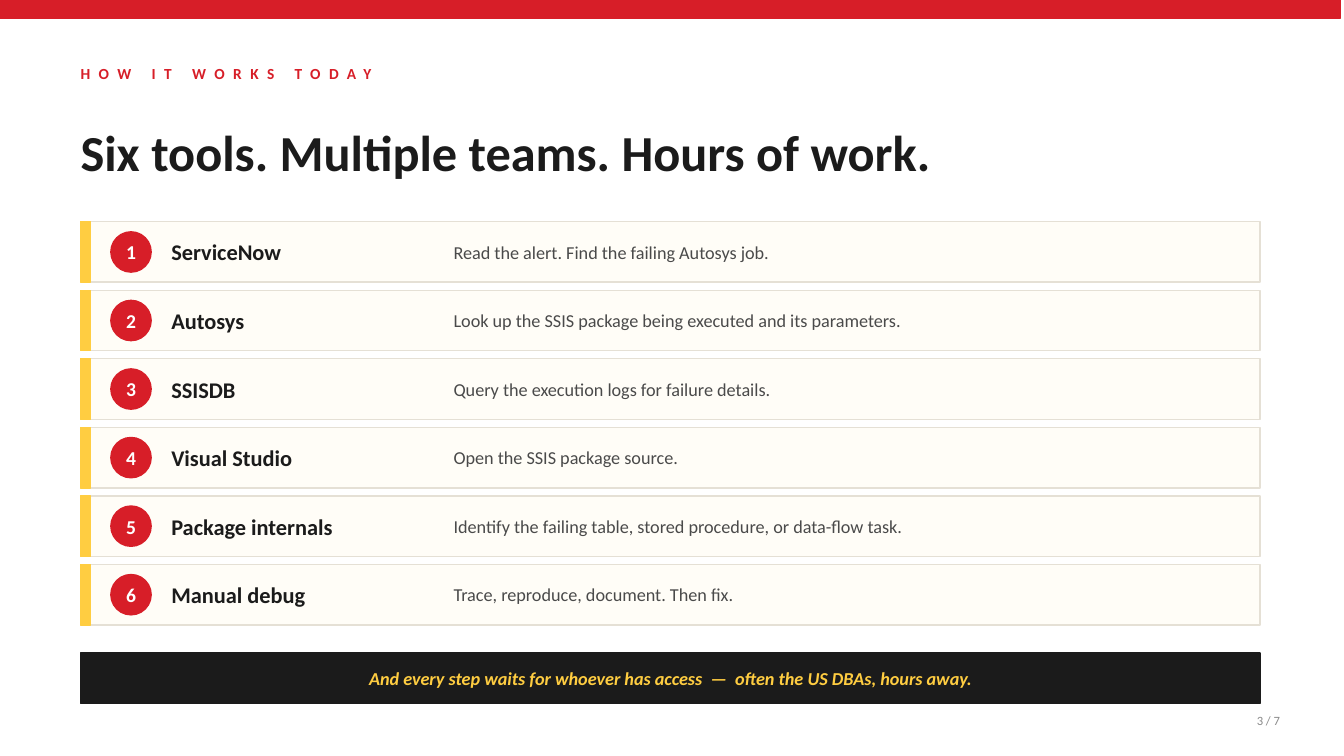
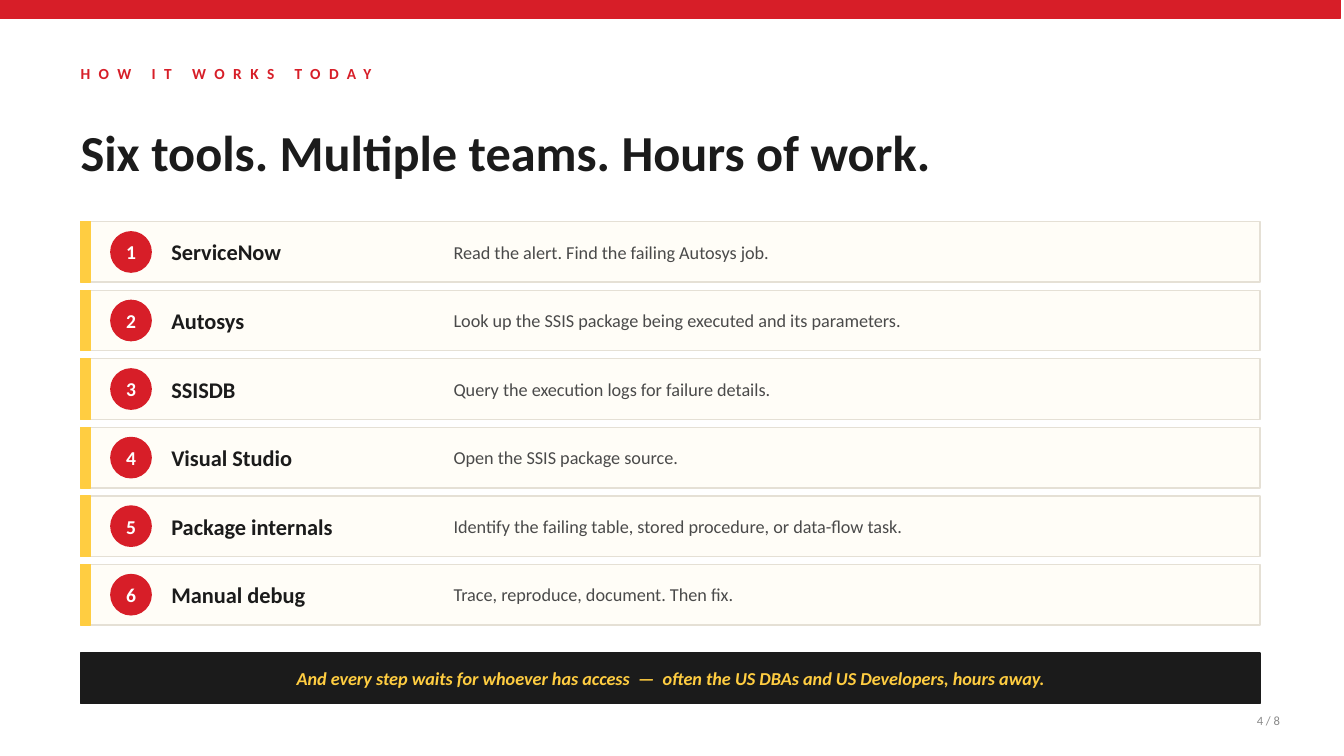
Before and after one commit to Snuthakki21/Copilot-docs, a slide deck: slide 4 of ppt/ETL_Incident_Diagnosis_Deck.pptx (slide 3 before the commit). Drawn at 1344x756 pixels with LibreOffice and Linux fonts; fonts in the diff are those of the drawing. Boxes give left, top, right and bottom in pixels: in the first picture for what was removed or moved away, otherwise in the second. Text is boxed around its words. In the diff, an @@ line names an element or a change of style, - is before the commit and + after.

```diff
--- a/ppt/ETL_Incident_Diagnosis_Deck.pptx
+++ b/ppt/ETL_Incident_Diagnosis_Deck.pptx
@@ text at (297, 672, 1044, 688): text changed @@
-And every step waits for whoever has access — often the US DBAs, hours away.
+And every step waits for whoever has access — often the US DBAs and US Developers, hours away.
@@ text at (1257, 716, 1280, 725): text changed @@
-3 / 7
+4 / 8
```
Also in this commit, not shown: 6 other slides changed, 1 slide added.
